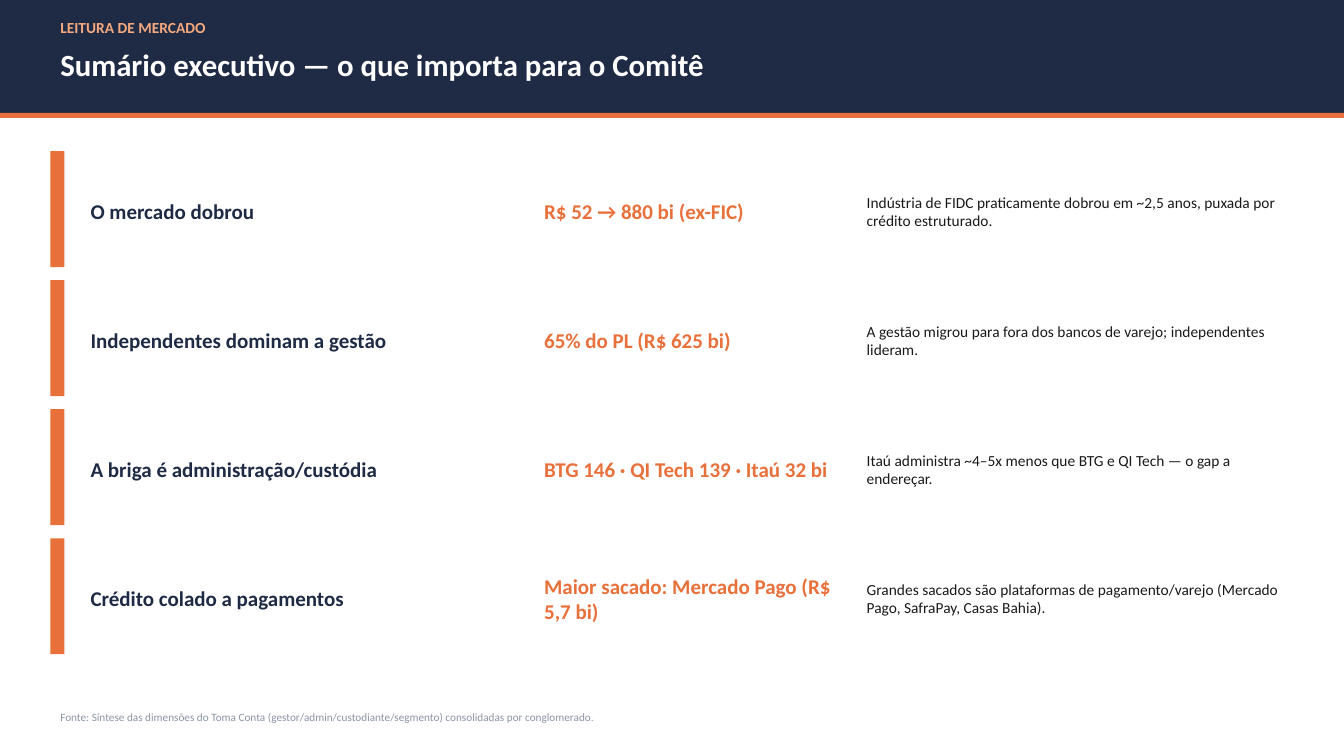
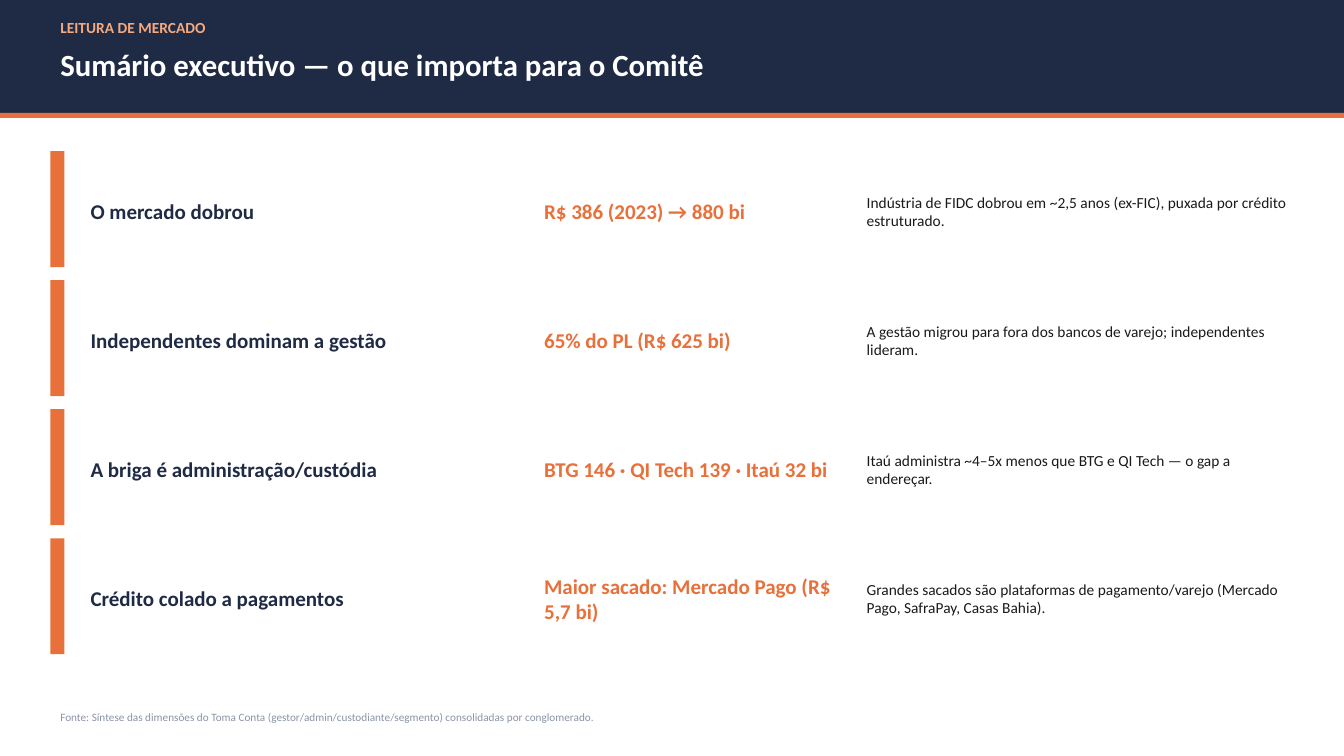
Before and after one commit to abalroar/fidc, a slide deck: slide 2 of outputs/Industria_FIDC_2026-05.pptx. Drawn at 1344x756 pixels with LibreOffice and Linux fonts; fonts in the diff are those of the drawing. Boxes give left, top, right and bottom in pixels: in the first picture for what was removed or moved away, otherwise in the second. Text is boxed around its words. In the diff, an @@ line names an element or a change of style, - is before the commit and + after.

```diff
--- a/outputs/Industria_FIDC_2026-05.pptx
+++ b/outputs/Industria_FIDC_2026-05.pptx
@@ text at [544,203,745,222]: text changed @@
-R$ 52 → 880 bi (ex-FIC)
+R$ 386 (2023) → 880 bi
@@ text at [867,197,1286,226]: text changed @@
-Indústria de FIDC praticamente dobrou em ~2,5 anos, puxada por crédito estruturado.
+Indústria de FIDC dobrou em ~2,5 anos (ex-FIC), puxada por crédito estruturado.
```
Also in this commit, not shown: 2 other files.
